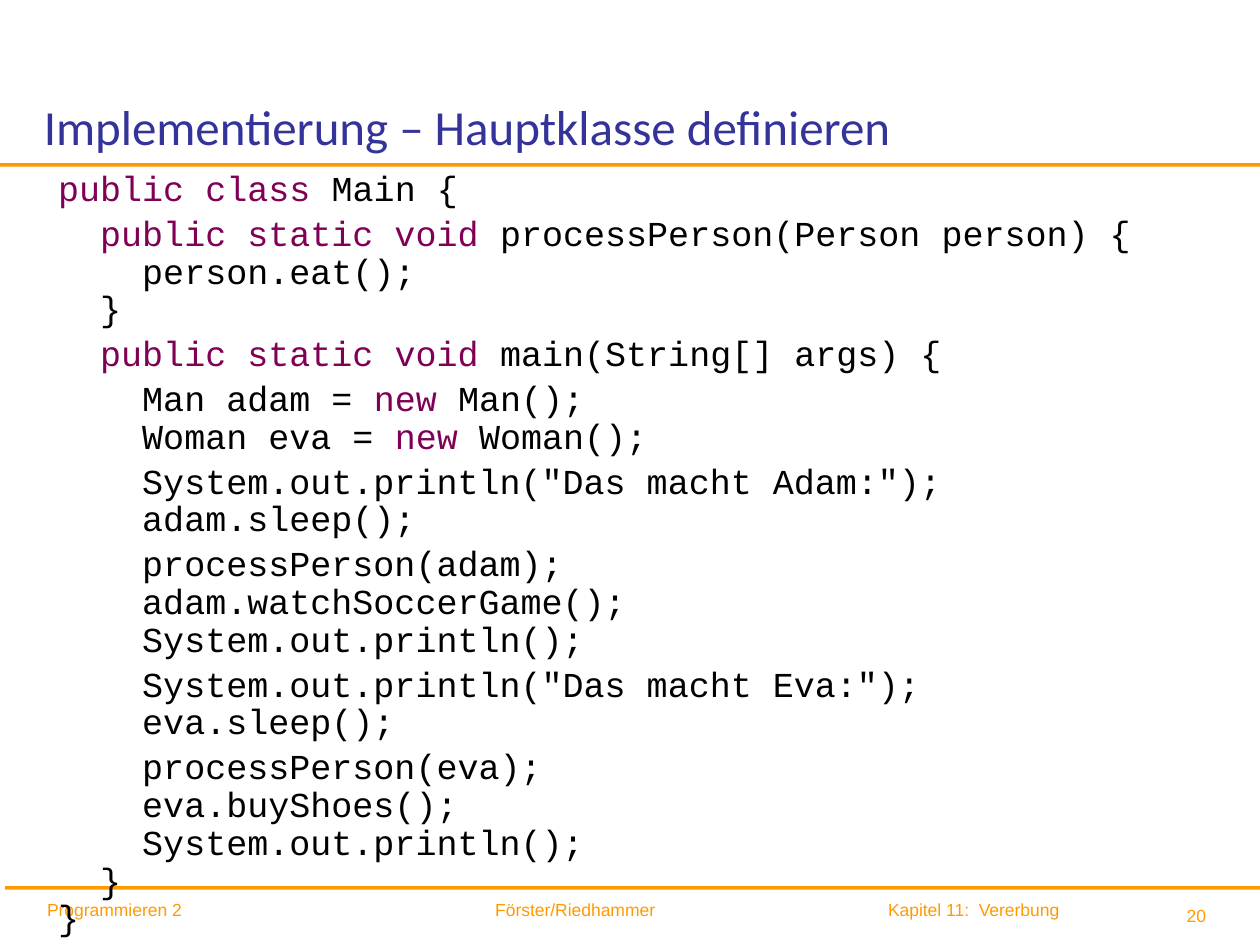
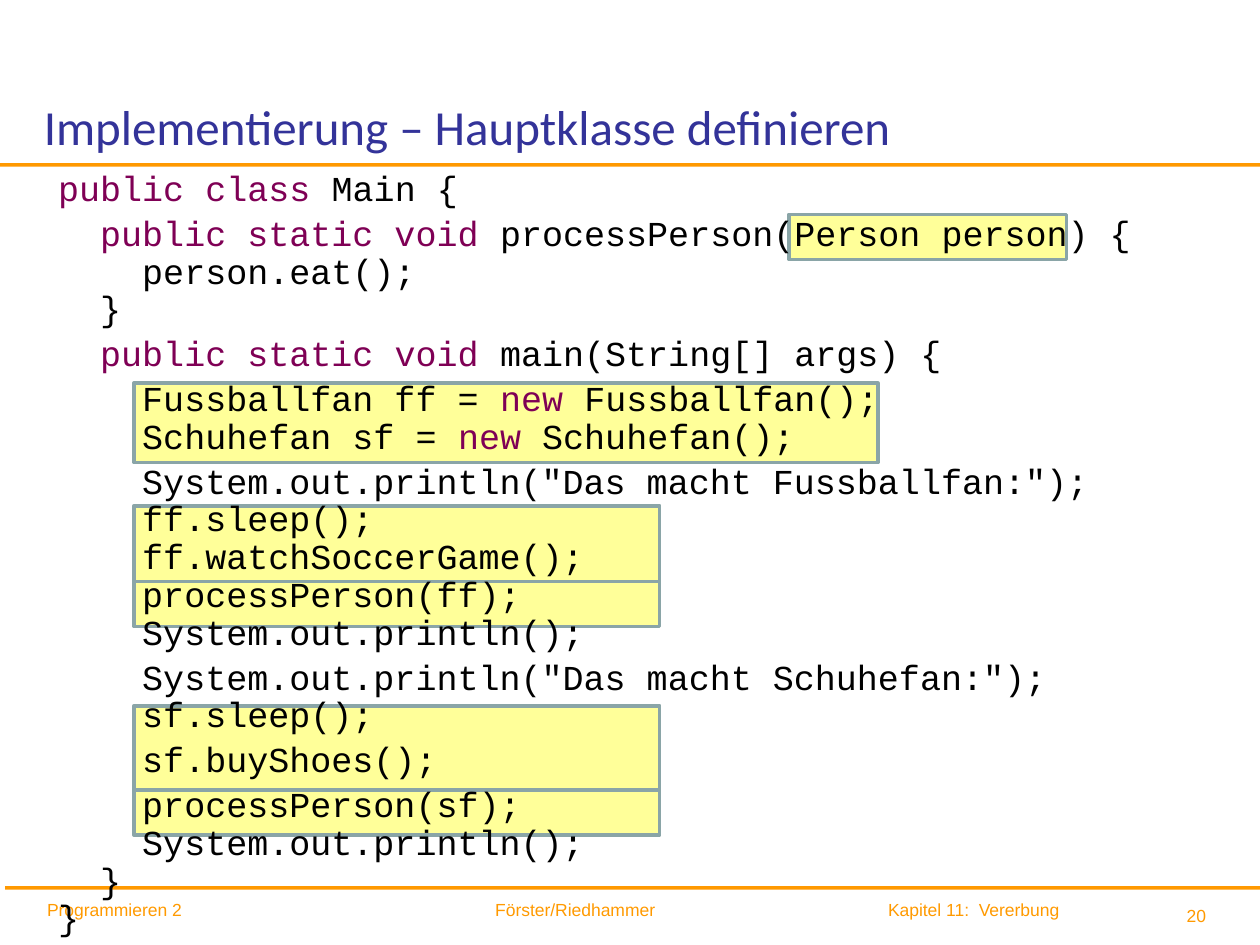
Before and after one commit to ingexue/hsro-wif-oop.github.io, a slide deck: slide 20 of 11-vererbung/vererbung.pptx. Drawn at 1260x945 pixels with LibreOffice and Linux fonts; fonts in the diff are those of the drawing; background and template pictures are left out. Boxes give left, top, right and bottom in pixels: in the first picture for what was removed or moved away, otherwise in the second. Text is boxed around its words. In the diff, an @@ line names an element or a change of style, - is before the commit and + after.

```diff
--- a/11-vererbung/vererbung.pptx
+++ b/11-vererbung/vererbung.pptx
@@ rectangle added at (x1=789, y1=214, x2=1066, y2=260), fill #FFFF99, outline #8AA6A8 2 pt @@
@@ rectangle added at (x1=134, y1=383, x2=878, y2=462), fill #FFFF99, outline #8AA6A8 2 pt @@
@@ text at (x1=142, y1=386, x2=1088, y2=863): text changed @@
-Man adam = new Man();
-Woman eva = new Woman();
-System.out.println("Das macht Adam:");
-adam.sleep();
-processPerson(adam);
-adam.watchSoccerGame();
-System.out.println();
-System.out.println("Das macht Eva:");
-eva.sleep();
-processPerson(eva);
-eva.buyShoes();
-System.out.println();
-}
-}
+Fussballfan ff = new Fussballfan();
+Schuhefan sf = new Schuhefan();
+System.out.println("Das macht Fussballfan:");
+ff.sleep();
+ff.watchSoccerGame();
+processPerson(ff);
+System.out.println();
+System.out.println("Das macht Schuhefan:");
+sf.sleep();
+sf.buyShoes();
+processPerson(sf);
+System.out.println();
+}
+}
@@ rectangle added at (x1=134, y1=505, x2=659, y2=586), fill #FFFF99, outline #8AA6A8 2 pt @@
@@ rectangle added at (x1=134, y1=582, x2=659, y2=627), fill #FFFF99, outline #8AA6A8 2 pt @@
@@ rectangle added at (x1=134, y1=706, x2=659, y2=791), fill #FFFF99, outline #8AA6A8 2 pt @@
@@ rectangle added at (x1=134, y1=790, x2=659, y2=835), fill #FFFF99, outline #8AA6A8 2 pt @@
```
Also in this commit, not shown: 29 other slides changed, 2 other files.
